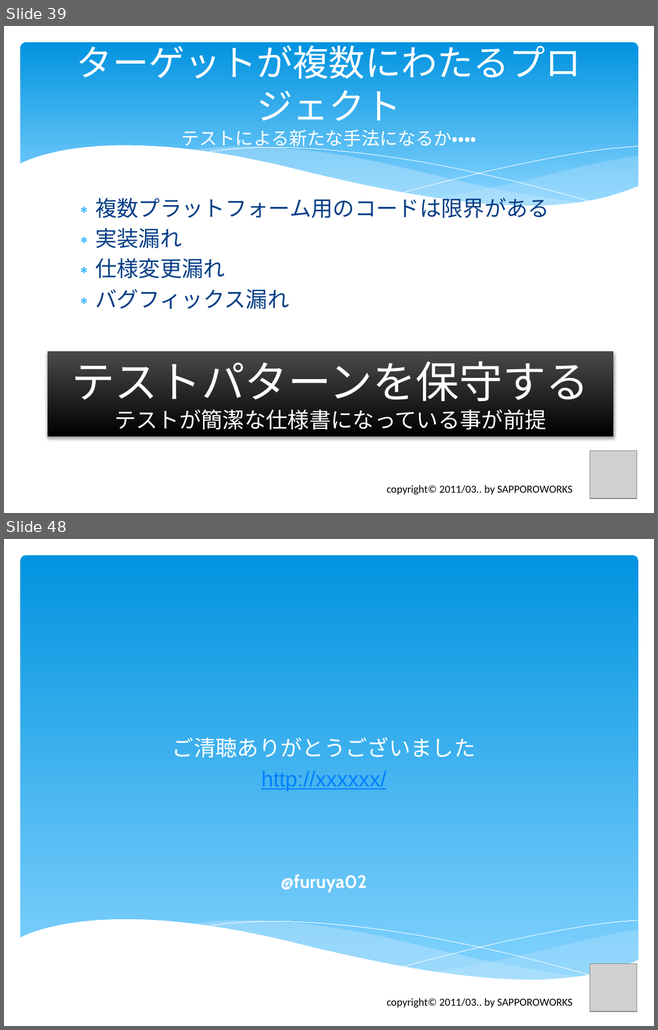
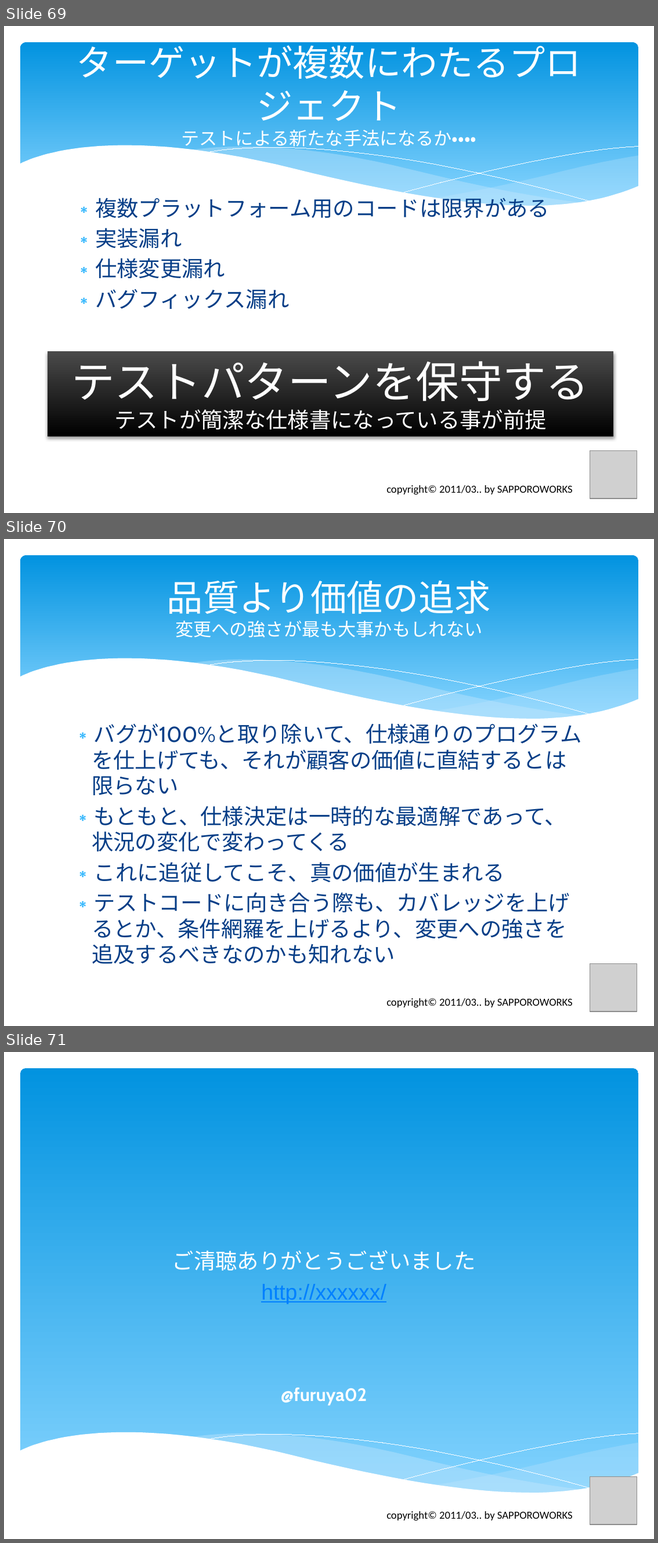
Before and after one commit to furuya02/clrh78, a slide deck: C# から Java へのプログラム移植で体験したTDDの効果は？.pptx. Shown one above the other, each under a label of ours: slides 39 and 48 before the commit, slides 69, 70 and 71 after it; the slides between them are not shown. The pictures are 658x1030 and 658x1543 pixels, drawn with LibreOffice and Linux fonts; fonts in the diff are those of the drawing; grey boxes stand for pictures. Boxes give left, top, right and bottom in pixels: in the first picture for what was removed or moved away, otherwise in the second. Text is boxed around its words. In the diff, an @@ line names an element or a change of style, - is before the commit and + after.

```diff
--- a/C# から Java へのプログラム移植で体験したTDDの効果は？.pptx
+++ b/C# から Java へのプログラム移植で体験したTDDの効果は？.pptx
@@ slide 70 added at [4,539,654,1026], background #FFFFFF; not listed: 6 template elements that a slide beside it also shows @@
@@ title added at [167,580,491,638], 20 pt, text #FFFFFF @@
+品質より価値の追求
+変更への強さが最も大事かもしれない
@@ text added at [92,723,582,964], 24 pt, text #073E87 @@
+∗ バグが100%と取り除いて、仕様通りのプログラムを仕上げても、それが顧客の価値に直結するとは限らない
+∗ もともと、仕様決定は一時的な最適解であって、状況の変化で変わってくる
+∗ これに追従してこそ、真の価値が生まれる
+∗ テストコードに向き合う際も、カバレッジを上げるとか、条件網羅を上げるより、変更への強さを追及するべきなのかも知れない
@@ picture added at [590,964,637,1011] @@
@@ text added at [386,998,572,1008], 12 pt, text #000000 @@
+copyright© 2011/03.. by SAPPOROWORKS
@@ what was slide 39 is now slide 69 @@
@@ what was slide 48 is now slide 71 @@
```
Also in this commit, not shown: 12 slides changed, 22 other slides added.
